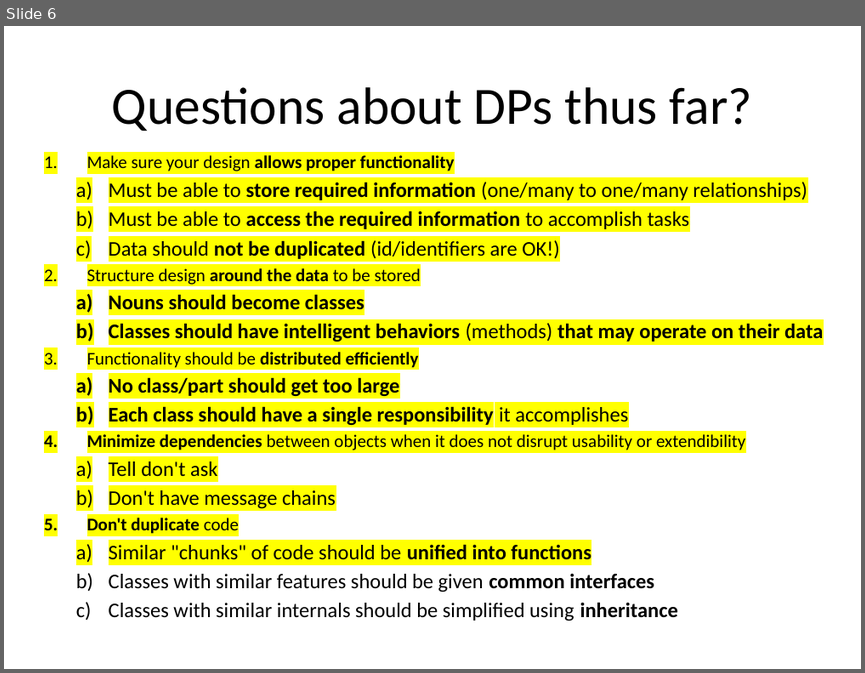
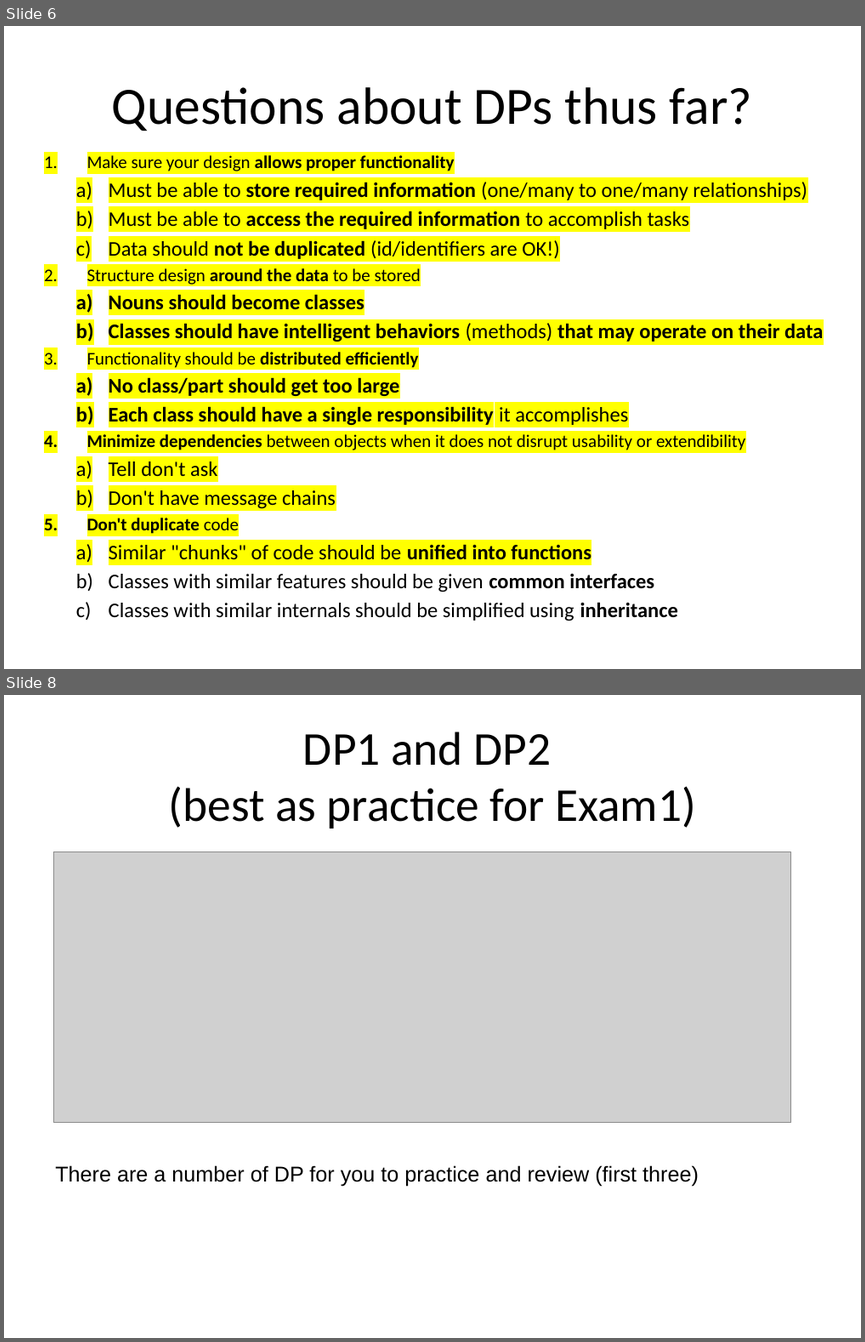
Before and after one commit to RHIT-CSSE/csse220, a slide deck: ClassMaterials/IntroToUnitTesting/Slides/Part1-DP-Review.pptx. Shown one above the other, each under a label of ours: slide 6 before the commit, slides 6 and 8 after it; the slides between them are not shown. The pictures are 865x673 and 865x1342 pixels, drawn with LibreOffice and Linux fonts; fonts in the diff are those of the drawing; grey boxes stand for pictures. Boxes give left, top, right and bottom in pixels: in the first picture for what was removed or moved away, otherwise in the second. Text is boxed around its words. In the diff, an @@ line names an element or a change of style, - is before the commit and + after.

```diff
--- a/ClassMaterials/IntroToUnitTesting/Slides/Part1-DP-Review.pptx
+++ b/ClassMaterials/IntroToUnitTesting/Slides/Part1-DP-Review.pptx
@@ slide 8 added at <box>4,695,861,1338</box>, background #FFFFFF @@
@@ title added at <box>169,732,696,828</box>, 39.6 pt, text #000000 @@
+DP1 and DP2
+(best as practice for Exam1)
@@ picture added at <box>53,851,789,1123</box> @@
@@ text added at <box>55,1165,698,1185</box>, 18 pt, text #000000 @@
+There are a number of DP for you to practice and review (first three)
```
Also in this commit, not shown: 1 slide changed, 2 other slides added, 16 other files.
